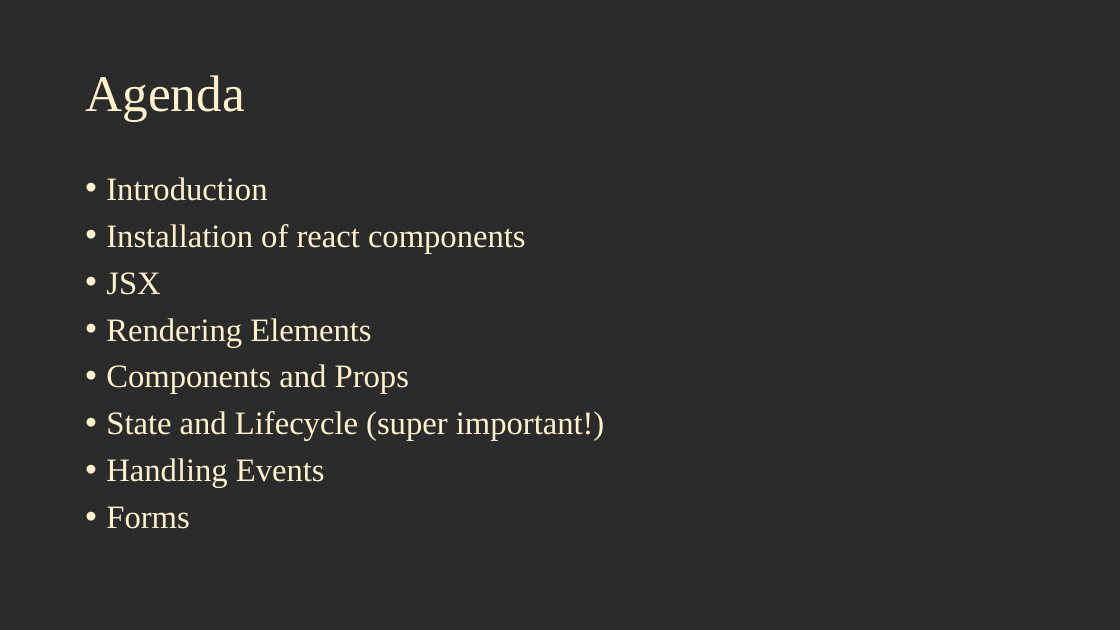
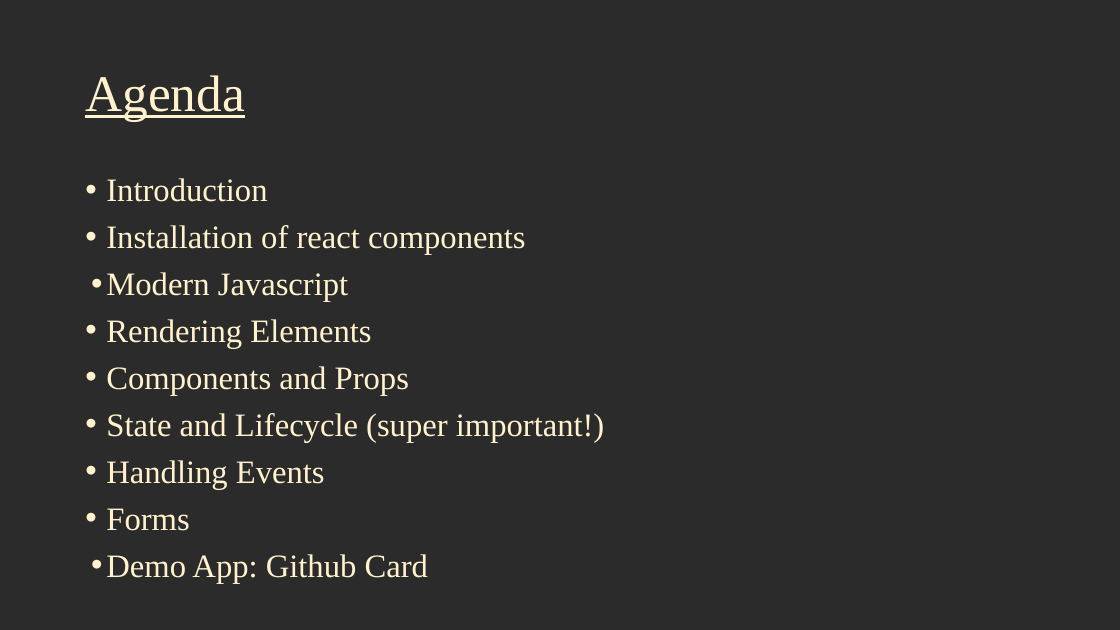
Before and after one commit to jscodebit/react_project, a slide deck: slide 3 of React Workshop.pptx. Drawn at 1120x630 pixels with LibreOffice and Linux fonts; fonts in the diff are those of the drawing; background and template pictures are left out; a plain dark background stands for a picture behind light text. Boxes give left, top, right and bottom in pixels: in the first picture for what was removed or moved away, otherwise in the second. Text is boxed around its words. In the diff, an @@ line names an element or a change of style, - is before the commit and + after.

```diff
--- a/React Workshop.pptx
+++ b/React Workshop.pptx
@@ title "Agenda" at [85,75,245,121]: underline on @@
@@ text at [106,178,605,531]: less space between paragraphs @@
@@ text at [106,272,348,301]: text changed @@
-• JSX
+• Modern Javascript
@@ text at [106,554,428,583]: paragraph added @@
+• Demo App: Github Card
```
Also in this commit, not shown: 8 other slides changed, 15 slides added, 1 slide removed, 6 other files.
